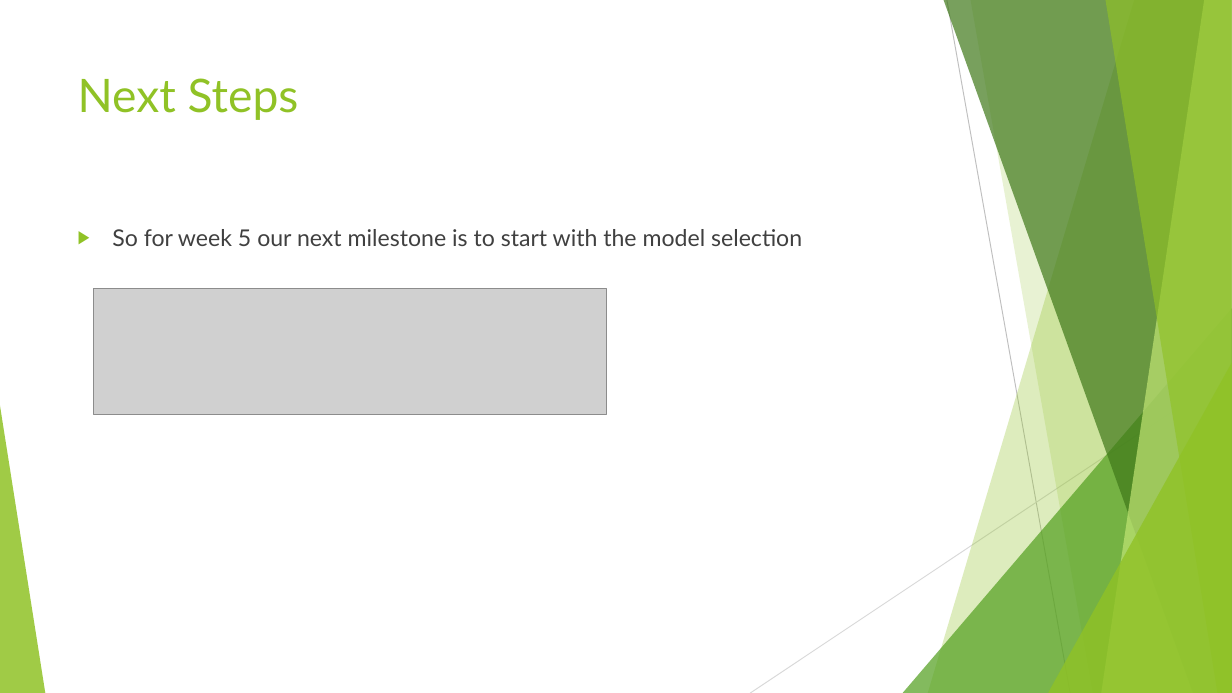
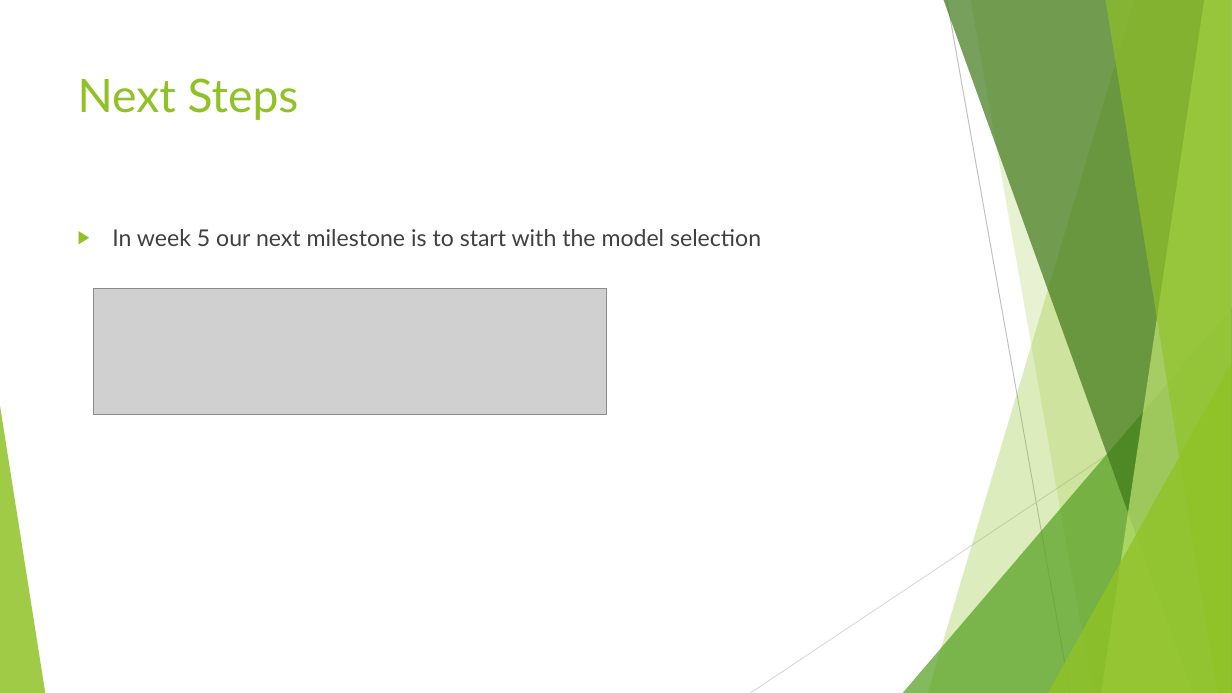
Before and after one commit to drummersoul/Cryptocurrency-Price-Prediction, a slide deck: slide 18 of Power Point Presentations/Presentation Week 3 Group D.pptx (slide 17 before the commit). Drawn at 1232x693 pixels with LibreOffice and Linux fonts; fonts in the diff are those of the drawing; grey boxes stand for pictures. Boxes give left, top, right and bottom in pixels: in the first picture for what was removed or moved away, otherwise in the second. Text is boxed around its words. In the diff, an @@ line names an element or a change of style, - is before the commit and + after.

```diff
--- a/Power Point Presentations/Presentation Week 3 Group D.pptx
+++ b/Power Point Presentations/Presentation Week 3 Group D.pptx
@@ text at <box>112,229,761,246</box>: text changed @@
-▶ So for week 5 our next milestone is to start with the model selection
+▶ In week 5 our next milestone is to start with the model selection
```
Also in this commit, not shown: 8 other slides changed, 1 slide added, 1 other file.
